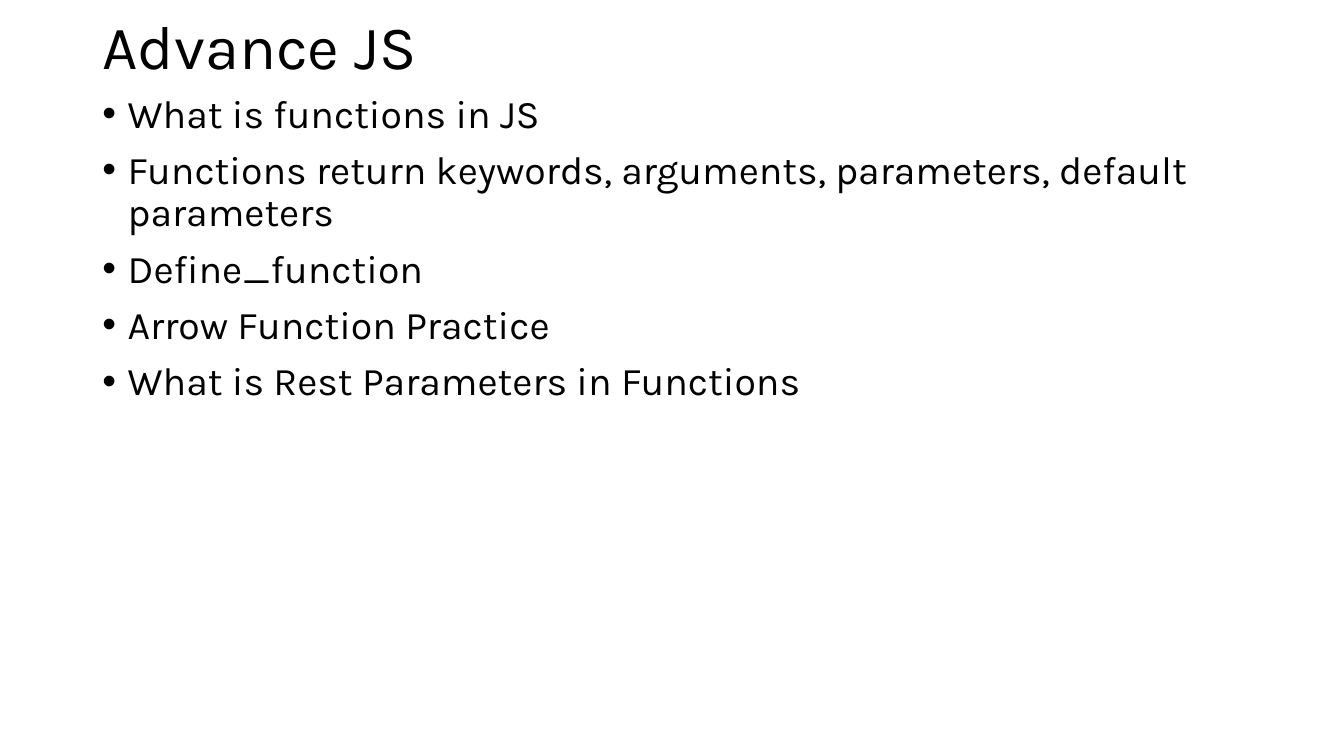
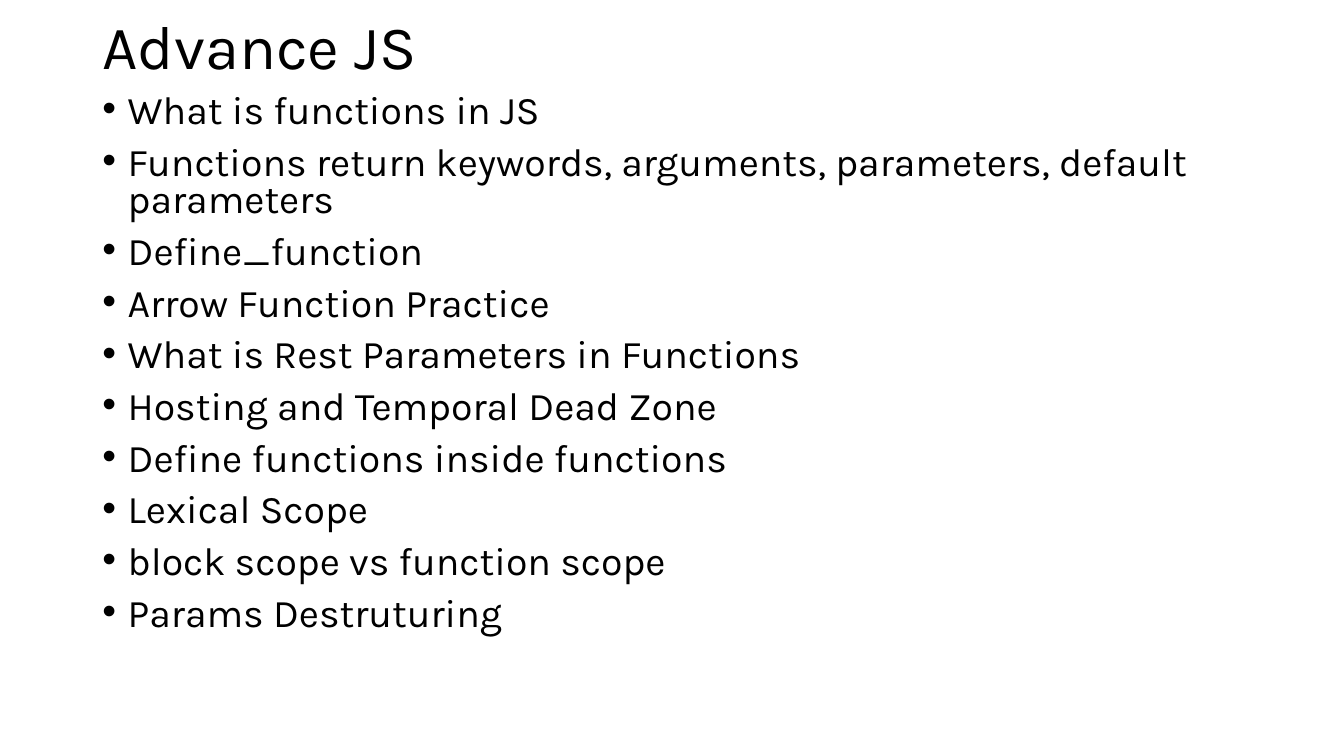
Before and after one commit to PiyushChaturvedii/Batch06, a slide deck: slide 5 of JS/JavaScript.pptx. Drawn at 1344x756 pixels with LibreOffice and Linux fonts; fonts in the diff are those of the drawing. Boxes give left, top, right and bottom in pixels: in the first picture for what was removed or moved away, otherwise in the second. Text is boxed around its words. In the diff, an @@ line names an element or a change of style, - is before the commit and + after.

Commit message:
functions

```diff
--- a/JS/JavaScript.pptx
+++ b/JS/JavaScript.pptx
@@ text at [128,97,1187,369]: line spacing 0.9 to 0.8 @@
@@ text at [128,393,727,637]: paragraphs added @@
+• Hosting and Temporal Dead Zone
+• Define functions inside functions
+• Lexical Scope
+• block scope vs function scope
+• Params Destruturing
```
Also in this commit, not shown: 6 other files.
